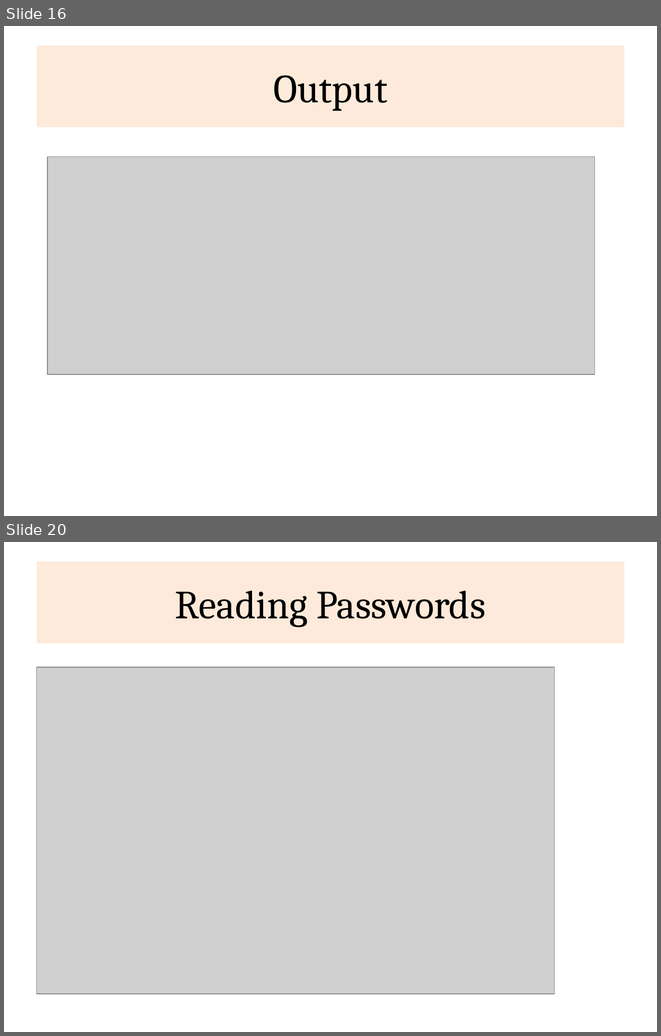
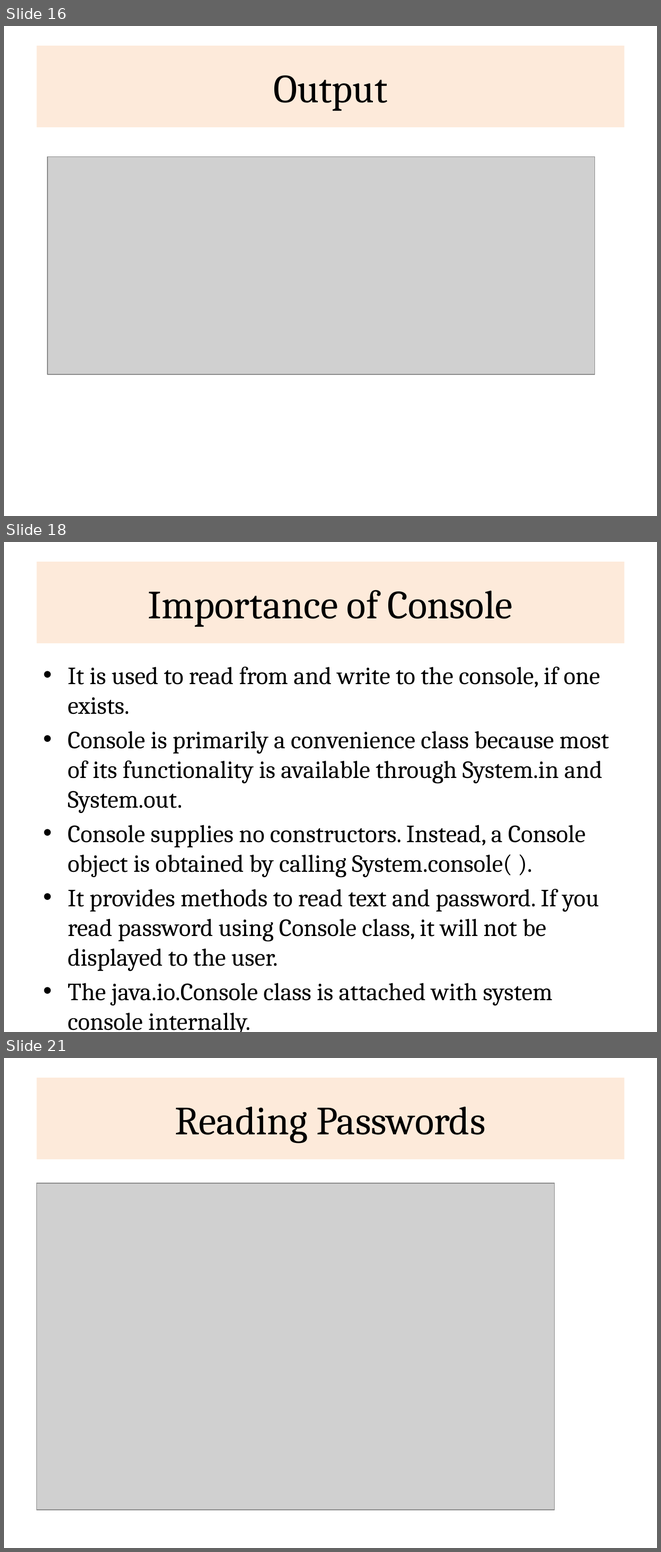
Before and after one commit to rajasekaran36/CS8392-OOPS, a slide deck: Slides/Unit 3/CS8392-U3-Input-and-Output.pptx. Shown one above the other, each under a label of ours: slides 16 and 20 before the commit, slides 16, 18 and 21 after it; the slides between them are not shown. The pictures are 661x1036 and 661x1552 pixels, drawn with LibreOffice and Linux fonts; fonts in the diff are those of the drawing; grey boxes stand for pictures. Boxes give left, top, right and bottom in pixels: in the first picture for what was removed or moved away, otherwise in the second. Text is boxed around its words. In the diff, an @@ line names an element or a change of style, - is before the commit and + after.

```diff
--- a/Slides/Unit 3/CS8392-U3-Input-and-Output.pptx
+++ b/Slides/Unit 3/CS8392-U3-Input-and-Output.pptx
@@ slide 18 added at box(4, 542, 657, 1032), background #FFFFFF @@
@@ title added at box(37, 562, 624, 643), fill #FDEADA, 44 pt, text #000000 @@
+Importance of Console
@@ text added at box(68, 667, 609, 1032), 27.2 pt, text #000000 @@
+• It is used to read from and write to the console, if one exists.
+• Console is primarily a convenience class because most of its functionality is available through System.in and System.out.
+• Console supplies no constructors. Instead, a Console object is obtained by calling System.console( ).
+• It provides methods to read text and password. If you read password using Console class, it will not be displayed to the user.
+• The java.io.Console class is attached with system console internally.
@@ what was slide 20 is now slide 21 @@
```
Also in this commit, not shown: 3 slides changed, 1 other slide added, 1 slide removed.
